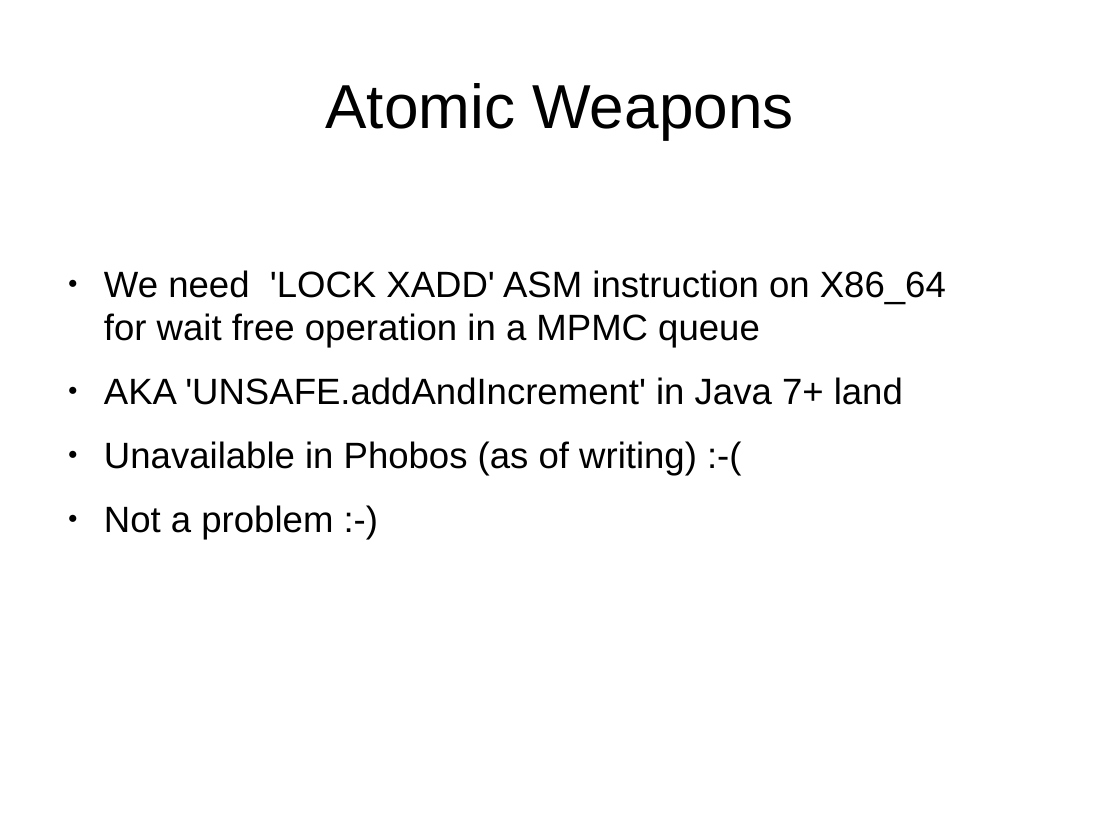
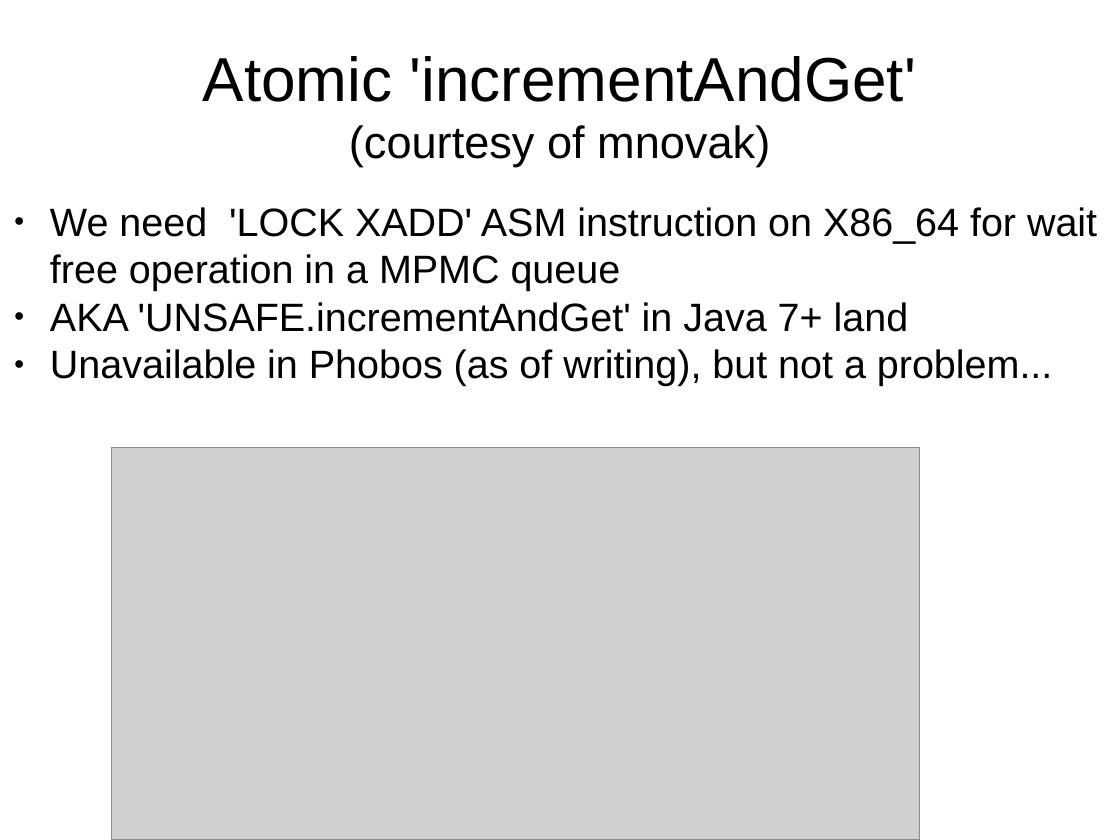
Before and after one commit to smandy/dconf_talk, a slide deck: slide 29 of dconf_iter2.odp (slide 30 before the commit). Drawn at 1120x840 pixels with LibreOffice and Linux fonts; fonts in the diff are those of the drawing; grey boxes stand for pictures. Boxes give left, top, right and bottom in pixels: in the first picture for what was removed or moved away, otherwise in the second. Text is boxed around its words. In the diff, an @@ line names an element or a change of style, - is before the commit and + after.

Commit message:
Incremental - color marketdata

```diff
--- a/dconf_iter2.odp
+++ b/dconf_iter2.odp
@@ title at (x1=203, y1=56, x2=915, y2=167): text changed @@
-Atomic Weapons
+Atomic 'incrementAndGet'
+(courtesy of mnovak)
@@ text "We need 'LOCK XADD' ASM ..." moved from (x1=104, y1=270, x2=946, y2=476) to (x1=50, y1=207, x2=1097, y2=386) @@
@@ text at (x1=50, y1=207, x2=1097, y2=291): size 25.9 to 28 pt in "We need 'LOCK XADD' ASM instruction on ..."; less space between paragraphs @@
@@ text at (x1=50, y1=302, x2=1052, y2=386): text changed; size 25.9 to 28 pt @@
-● AKA 'UNSAFE.addAndIncrement' in Java 7+ land
-● Unavailable in Phobos (as of writing) :-(
-● Not a problem :-)
+● AKA 'UNSAFE.incrementAndGet' in Java 7+ land
+● Unavailable in Phobos (as of writing), but not a problem...
@@ picture added at (x1=112, y1=447, x2=920, y2=840) @@
```
Also in this commit, not shown: 14 other slides changed, 1 slide added, 5 slides removed, 7 other files.
